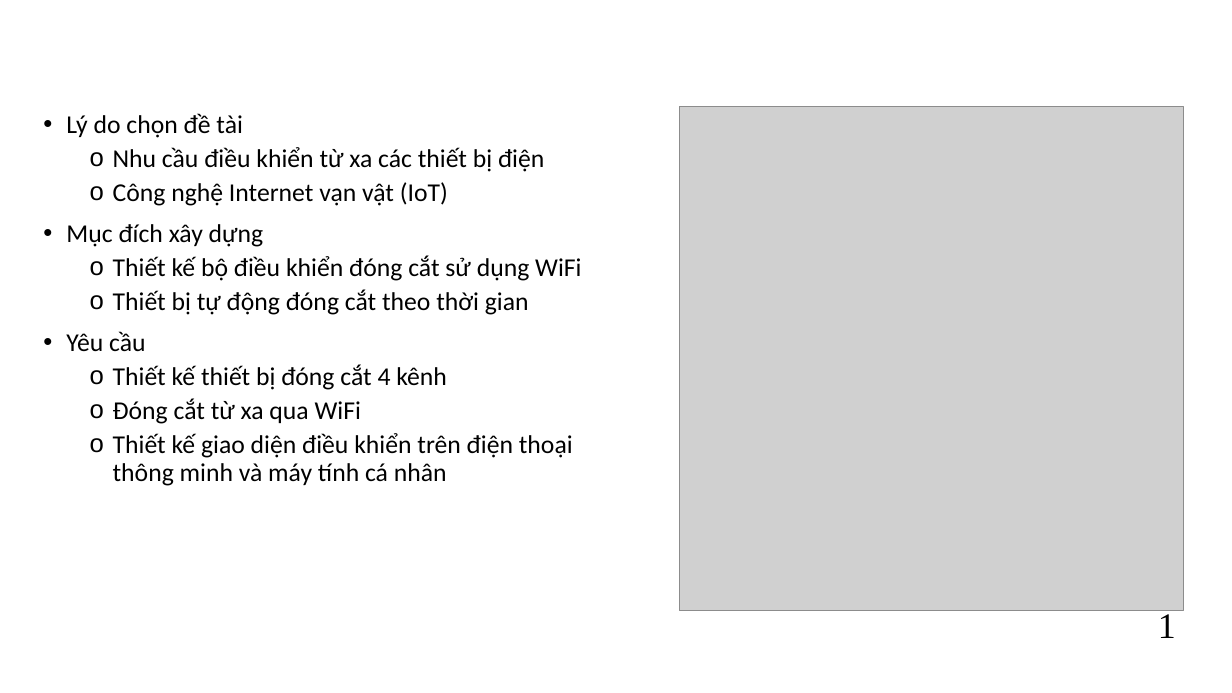
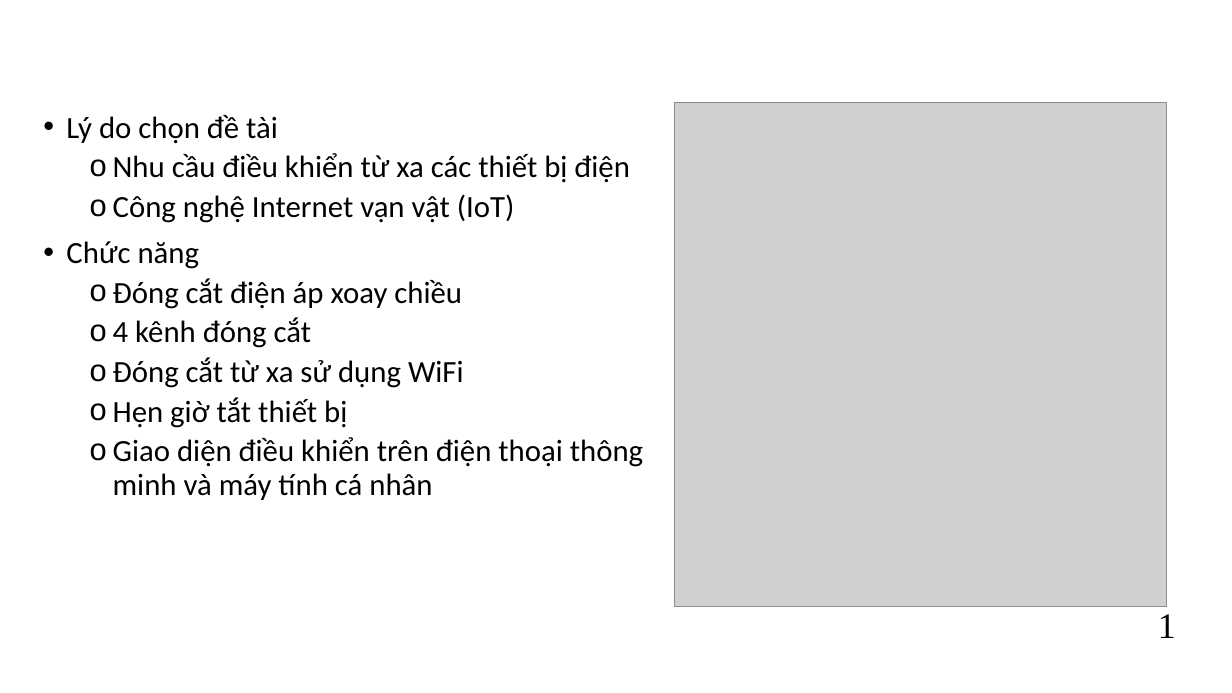
Before and after one commit to kurooroo/DATN, a slide deck: slide 4 of documents/Slide Đồ án tốt nghiệp_Nguyễn Tuấn Anh_REV1.pptx. Drawn at 1232x693 pixels with LibreOffice and Linux fonts; fonts in the diff are those of the drawing; grey boxes stand for pictures; background and template pictures are left out. Boxes give left, top, right and bottom in pixels: in the first picture for what was removed or moved away, otherwise in the second. Text is boxed around its words. In the diff, an @@ line names an element or a change of style, - is before the commit and + after.

Commit message:
update slide

```diff
--- a/documents/Slide Đồ án tốt nghiệp_Nguyễn Tuấn Anh_REV1.pptx
+++ b/documents/Slide Đồ án tốt nghiệp_Nguyễn Tuấn Anh_REV1.pptx
@@ text at bbox=[66, 116, 630, 223]: size 20 to 24 pt in "Lý do chọn đề tài", "Nhu cầu điều khiển từ xa các ...", "Công nghệ Internet vạn vật (IoT)" @@
@@ title at bbox=[207, 115, 239, 139]: text changed @@
-1. Lý do chọn đề tài, mục đích và yêu cầu của đồ án
+1. Đặt vấn đề
@@ picture: place and size @@
-picture at bbox=[679, 107, 1184, 612]
+picture at bbox=[675, 103, 1167, 607]
@@ text at bbox=[66, 241, 643, 500]: text changed; size 20 to 24 pt @@
-• Mục đích xây dựng
-  o Thiết kế bộ điều khiển đóng cắt sử dụng WiFi
-  o Thiết bị tự động đóng cắt theo thời gian
-• Yêu cầu
-  o Thiết kế thiết bị đóng cắt 4 kênh
-  o Đóng cắt từ xa qua WiFi
-  o Thiết kế giao diện điều khiển trên điện thoại thông minh và máy tính cá nhân
+• Chức năng
+  o Đóng cắt điện áp xoay chiều
+  o 4 kênh đóng cắt
+  o Đóng cắt từ xa sử dụng WiFi
+  o Hẹn giờ tắt thiết bị
+  o Giao diện điều khiển trên điện thoại thông minh và máy tính cá nhân
```
Also in this commit, not shown: 12 other slides changed, 3 other files.
